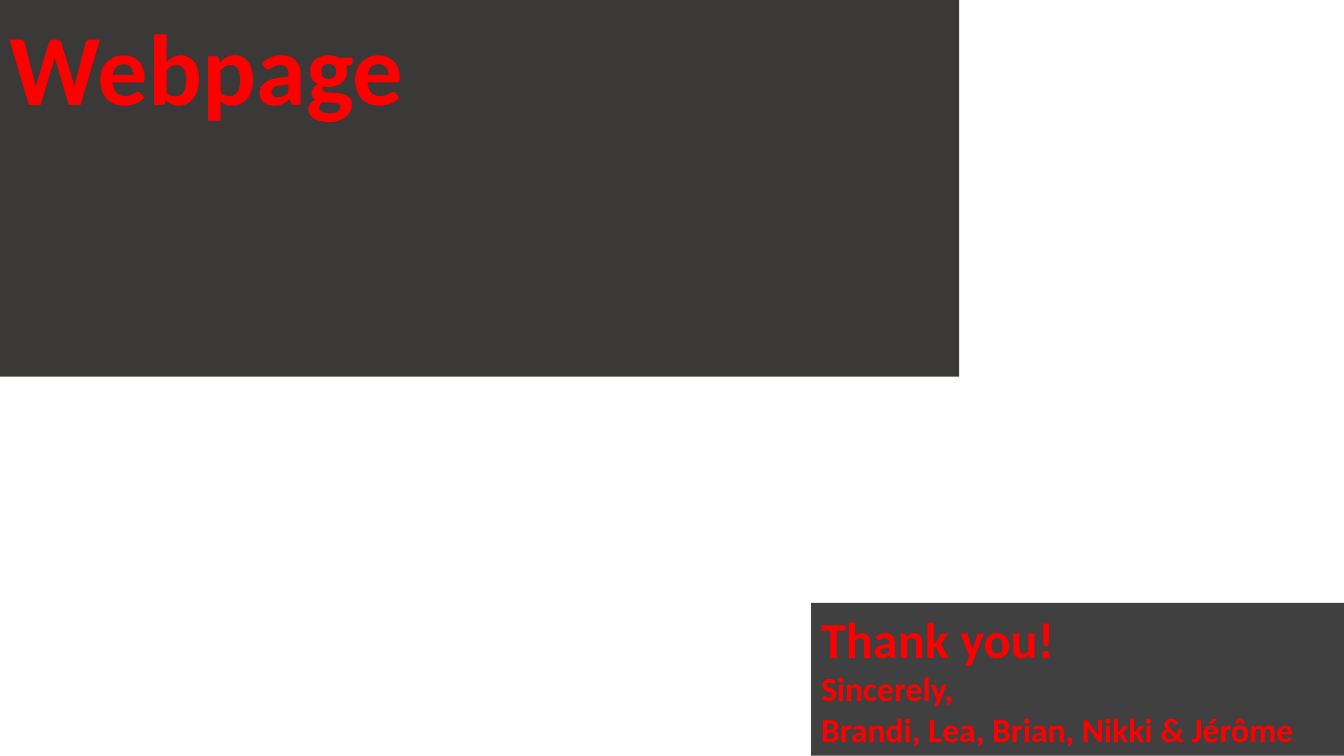
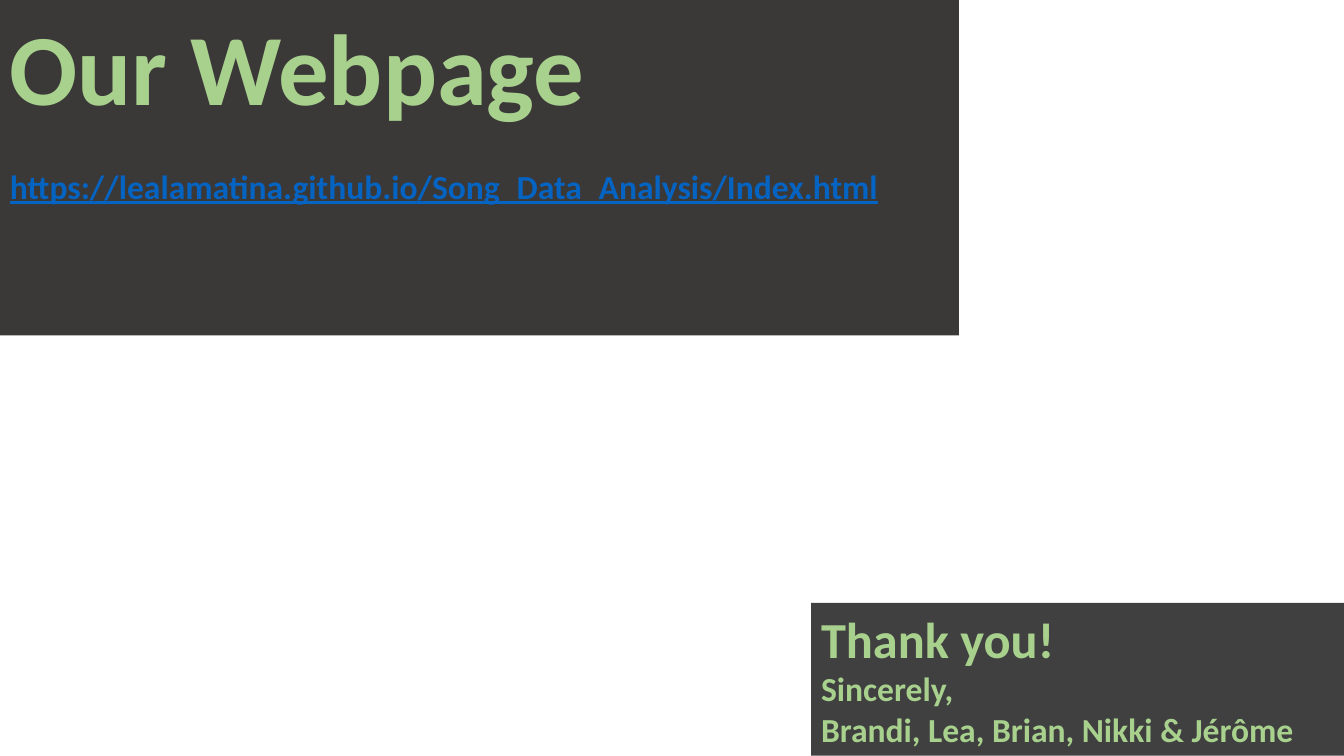
Before and after one commit to LeaLamatina/Song_Data_Analysis, a slide deck: slide 9 of SongPresentation.pptx (slide 8 before the commit). Drawn at 1344x756 pixels with LibreOffice and Linux fonts; fonts in the diff are those of the drawing; background and template pictures are left out. Boxes give left, top, right and bottom in pixels: in the first picture for what was removed or moved away, otherwise in the second. Text is boxed around its words. In the diff, an @@ line names an element or a change of style, - is before the commit and + after.

```diff
--- a/SongPresentation.pptx
+++ b/SongPresentation.pptx
@@ rectangle removed at (0, 0, 959, 377) @@
-Webpage
@@ rectangle added at (0, 0, 959, 336), fill #3B3838, 24 pt, text #0563C1, bold, underline @@
+Our Webpage
+https://lealamatina.github.io/Song_Data_Analysis/Index.html
@@ rectangle "Thank you!" at (812, 603, 1344, 755): text colour #FF0000 to #A9D18E @@
```
Also in this commit, not shown: 7 other slides changed, 1 slide added.
